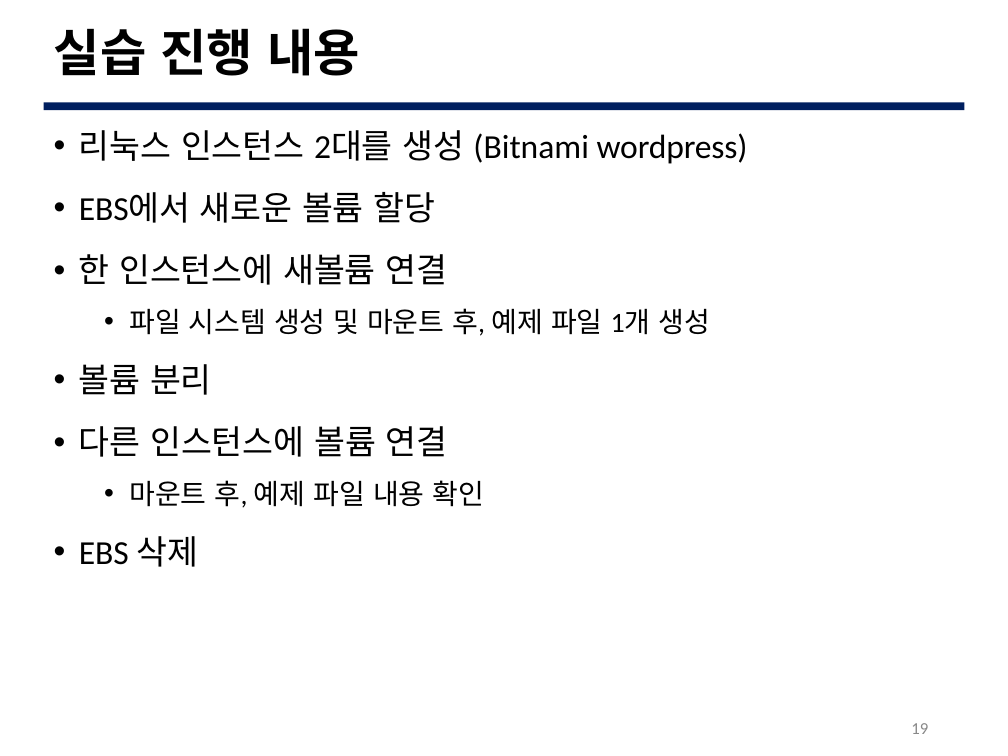
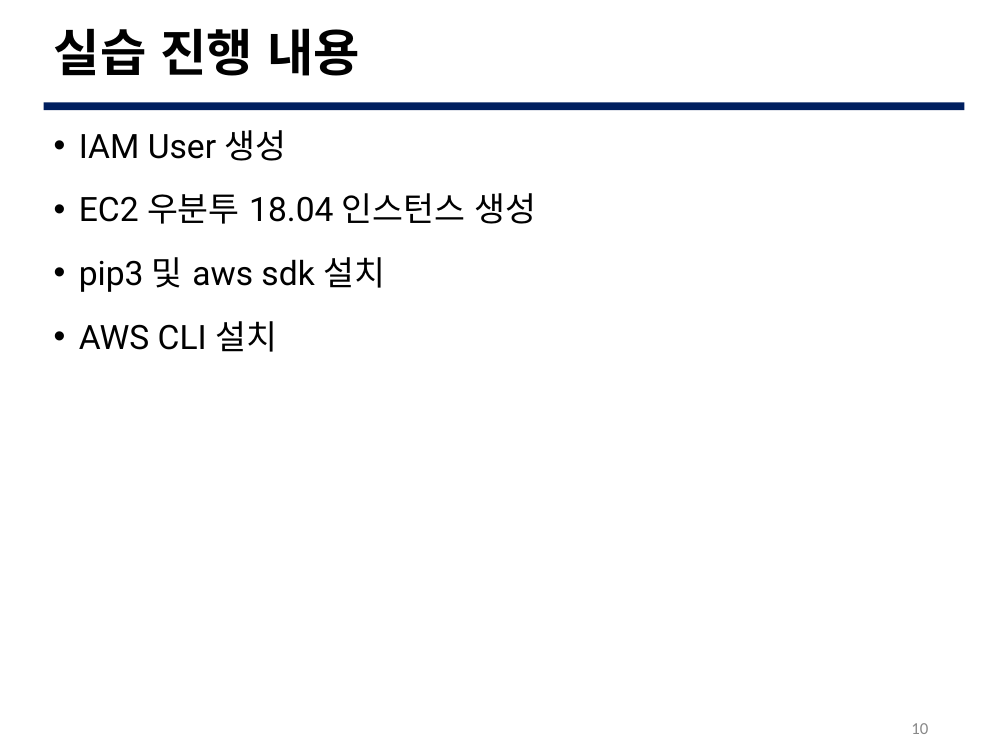
Before and after one commit to lee95292/AWS_Comprehend_onUse, a slide deck: slide 10 of sildes/AWS_Comprehend.pptx (slide 19 before the commit). Drawn at 1008x756 pixels with LibreOffice and Linux fonts; fonts in the diff are those of the drawing; background and template pictures are left out. Boxes give left, top, right and bottom in pixels: in the first picture for what was removed or moved away, otherwise in the second. Text is boxed around its words. In the diff, an @@ line names an element or a change of style, - is before the commit and + after.

```diff
--- a/sildes/AWS_Comprehend.pptx
+++ b/sildes/AWS_Comprehend.pptx
@@ text at (79, 130, 537, 352): text changed @@
-• 리눅스 인스턴스 2대를 생성 (Bitnami wordpress)
-• EBS에서 새로운 볼륨 할당
-• 한 인스턴스에 새볼륨 연결
-  • 파일 시스템 생성 및 마운트 후, 예제 파일 1개 생성
-• 볼륨 분리
-• 다른 인스턴스에 볼륨 연결
-  • 마운트 후, 예제 파일 내용 확인
-• EBS 삭제
+• IAM User 생성
+• EC2 우분투 18.04 인스턴스 생성
+• pip3 및 aws sdk 설치
+• AWS CLI 설치
@@ page number at (911, 723, 928, 734): text changed @@
-19
+10
```
Also in this commit, not shown: 1 other slide changed, 7 slides added, 41 slides removed.
